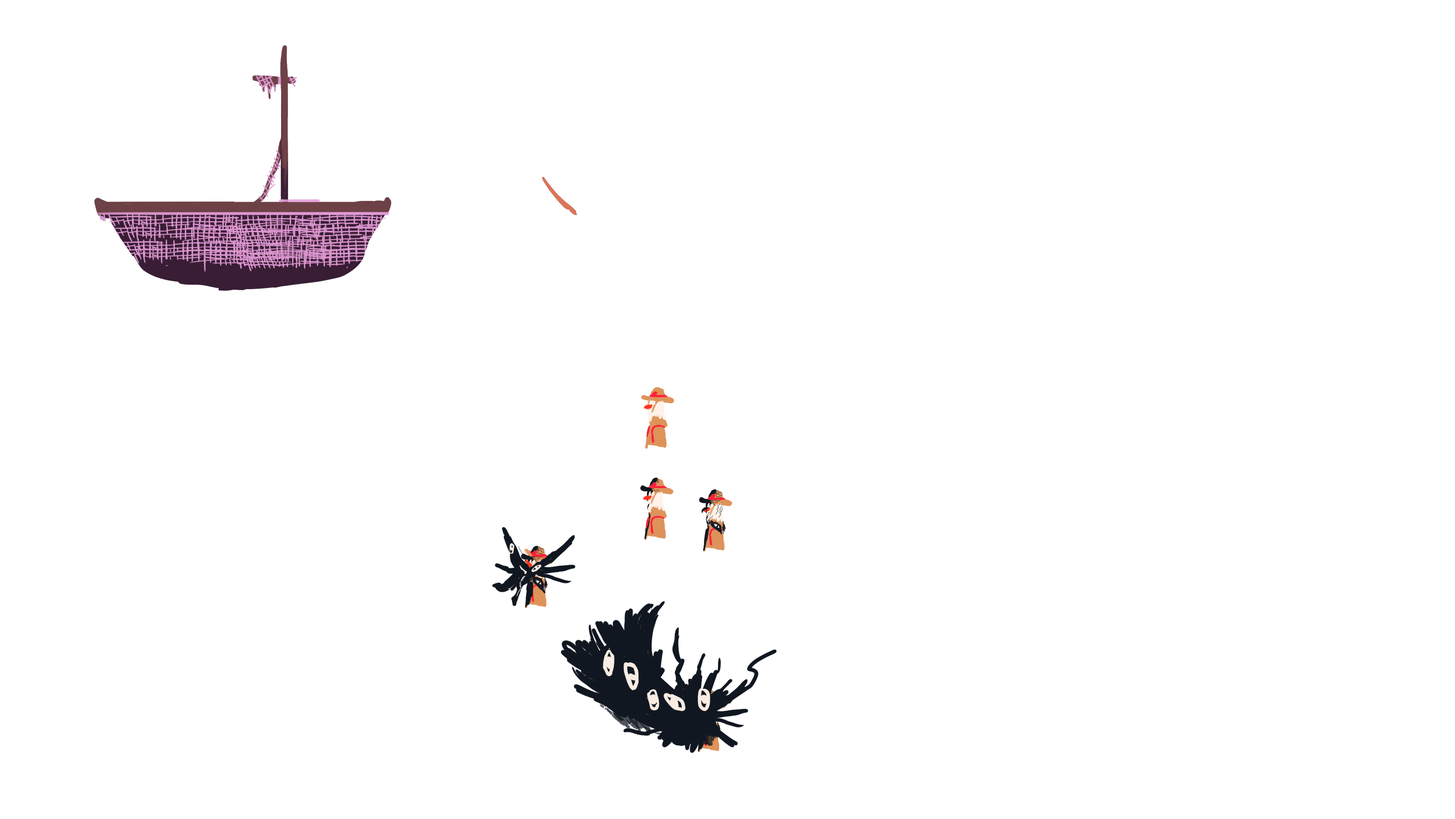
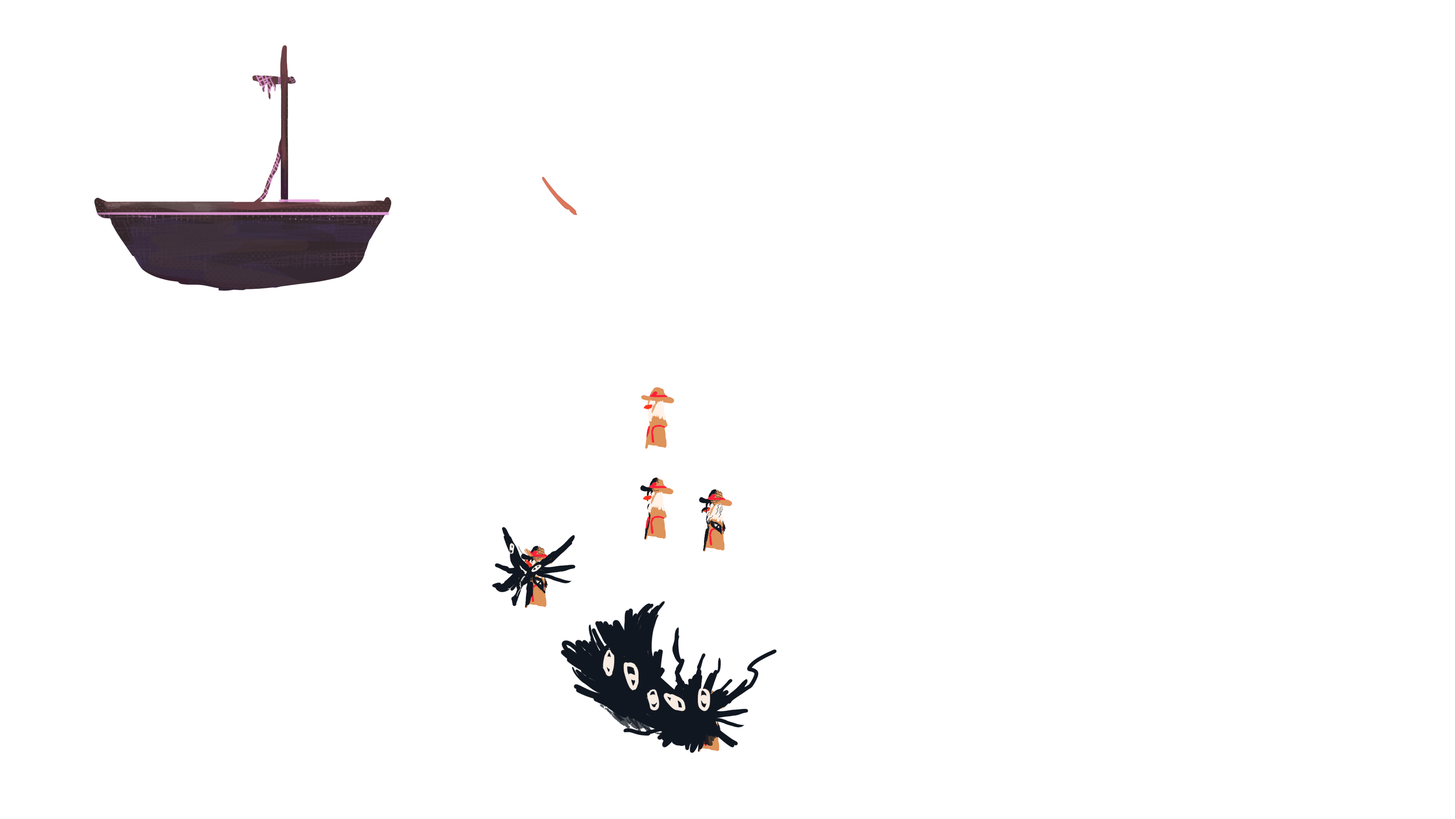
Before/after of a w=1455, h=819 layered artwork. What changed in the layer stack:
added layer "Taso 13" above "Taso 3" over bbox(93, 60, 392, 291)
